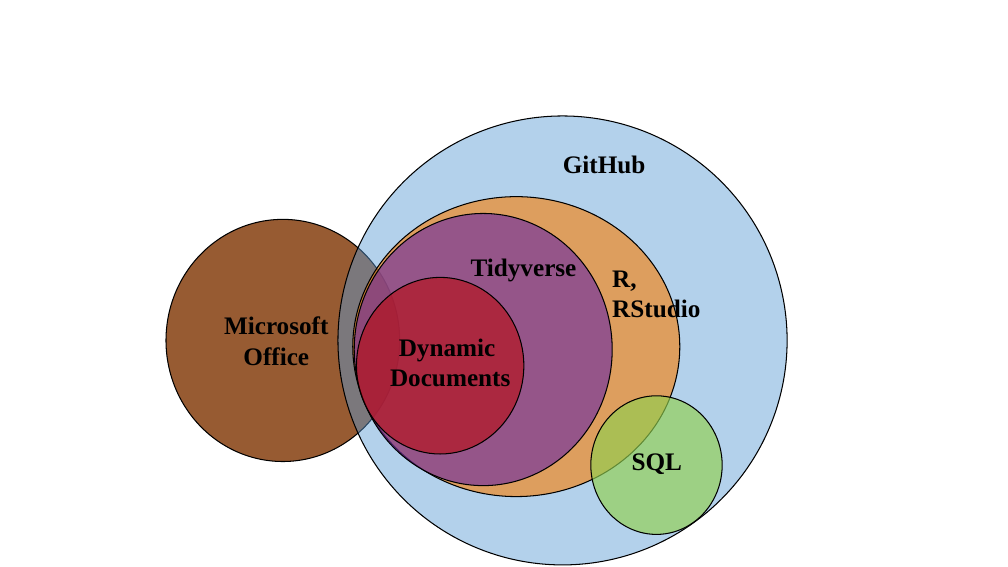
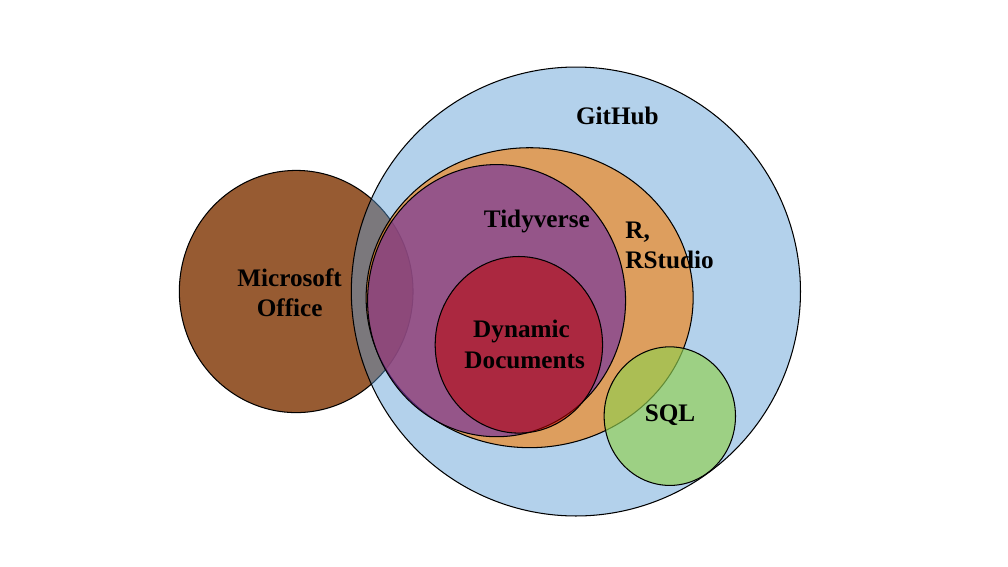
Before and after one commit to agron590-ISU/materials, a slide deck: slide 1 of Week 01/course_intro/images/Images.pptx. Drawn at 1008x567 pixels with LibreOffice and Linux fonts; fonts in the diff are those of the drawing. Boxes give left, top, right and bottom in pixels: in the first picture for what was removed or moved away, otherwise in the second. Text is boxed around its words. In the diff, an @@ line names an element or a change of style, - is before the commit and + after.

```diff
--- a/Week 01/course_intro/images/Images.pptx
+++ b/Week 01/course_intro/images/Images.pptx
@@ text "Tidyverse": place and size @@
-text "Tidyverse" at box(471, 256, 577, 282)
+text "Tidyverse" at box(484, 209, 590, 233)
@@ ellipse: place and size @@
-ellipse at box(357, 278, 524, 454)
+ellipse at box(436, 256, 603, 433)
@@ text "Dynamic": place and size @@
-text "Dynamic" at box(390, 338, 510, 387)
+text "Dynamic" at box(464, 319, 584, 369)
@@ 5 ellipses, 3 texts: place and size @@
-5 ellipses, 3 texts at box(166, 116, 787, 565)
+5 ellipses, 3 texts at box(179, 67, 801, 516)
@@ text "SQL": place and size @@
-text "SQL" at box(632, 450, 682, 474)
+text "SQL" at box(645, 402, 695, 425)
```
Also in this commit, not shown: 2 other files.
